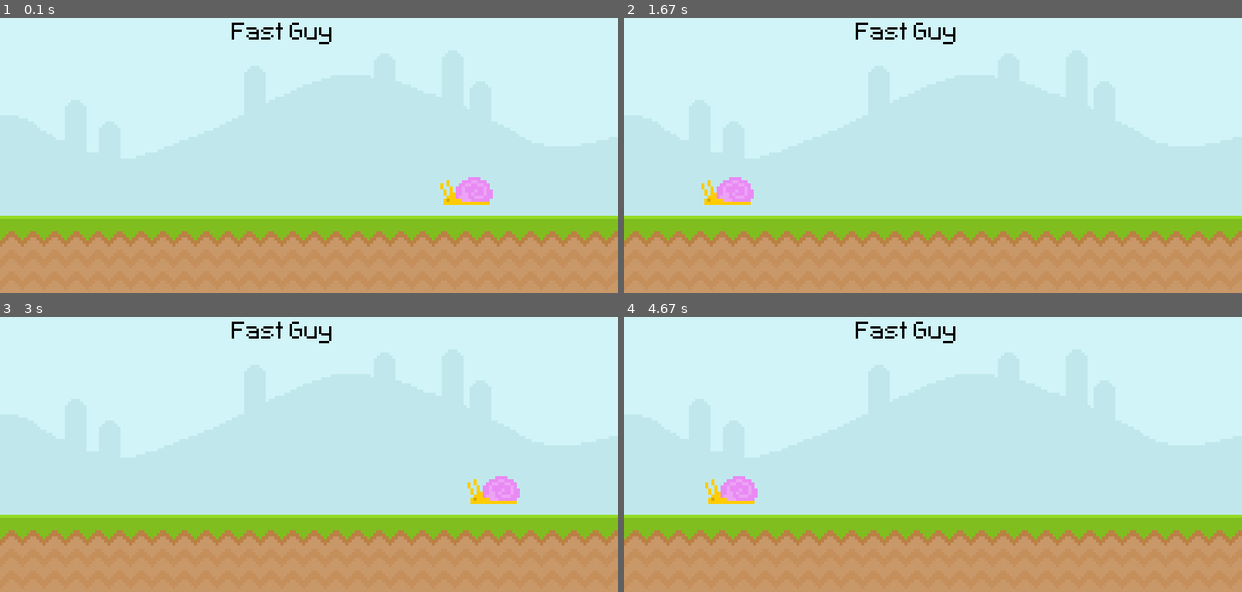
Above: before the commit, frames 1-4 (two rows, left to right).
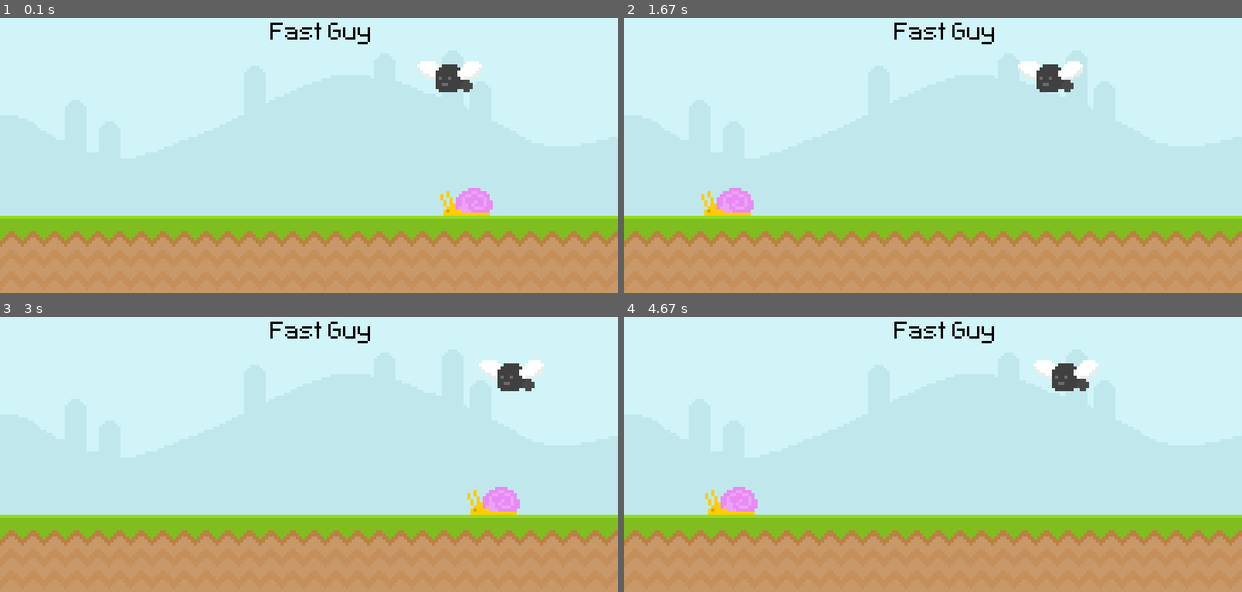
Above: after the commit, the same moments.

Repository: laraanastasia/friendly-orbit
Game: pygame game, started from game.py
Same seed, same stepped clock (60 frames per second), same inputs: the game is played once before the commit and once after it.
Inputs:
- Up to frame 1 (0.1 s): no input
- Up to frame 2 (1.67 s): no input
- Up to frame 3 (3 s): no input
- Up to frame 4 (4.67 s): no input

The runs differ from the first frame. In frame 1, 2.1% of the frame differs, in the area x 37-80%, y 1-72%; in frame 2, 2.1%; in frame 3, 2.1%; in frame 4, 2.1%.

Commit message:
added flying enemy

Diff:
--- a/game.py
+++ b/game.py
@@ -7,20 +7,23 @@
 screen = pygame.display.set_mode((800,400))
 
 #set name of shell
-
 pygame.display.set_caption("fast guy")
 clock = pygame.time.Clock()
 
 #creating text: 1. create font ; 2. write text on surface ; 3. blit text on screen
 font = pygame.font.Font('font/Pixeltype.ttf',50)
+
 #import image onto suface (convert makes the image easier for python to work with)
 sky_surface = pygame.image.load('graphics/Sky.png').convert()
 ground_surface = pygame.image.load('graphics/ground.png').convert()
+
 #text you want to display ; smothe edges ; color
 text_surface = font.render('Fast Guy',False,'Black')
 enemy1_surface = pygame.image.load('graphics/enemy1/snail1.png').convert_alpha() # _alpha to ignore the alpha part of the image
+enemy2_surface = pygame.image.load('graphics/enemy2/Fly1.png').convert_alpha()
 #variable for position of enemy one to be able to animate movement
 enemy1_var_pos =600
+enemy2_var_pos = 600
 #run code infinitive to make gaming possible
 while True:
     # never run code without this-you wont be able to close it on its own
@@ -28,16 +31,21 @@
         if event.type == pygame.QUIT:
             pygame.quit()
             exit()
+
     #blit= block image transfer: put one thingy onto another thingy
     #order you call code here is important!
     screen.blit(sky_surface,(0,0))
     screen.blit(ground_surface,(0,300))
-    screen.blit(text_surface,(300,50))
+    screen.blit(text_surface,(350,50))
+
     #move enemy1 location -5 with each interval
     enemy1_var_pos -= 5
+    enemy2_var_pos -= 10
     # if statement to make sure snail comes back
     if enemy1_var_pos < -100 : enemy1_var_pos = 800
-    screen.blit(enemy1_surface,(enemy1_var_pos,250))
+    screen.blit(enemy1_surface,(enemy1_var_pos,264))
+    if enemy2_var_pos < -100 : enemy2_var_pos = 800
+    screen.blit(enemy2_surface,(enemy2_var_pos,100))
     pygame.display.update()
     #use clock.tick to set frame rate to make sure game runs consistant
     clock.tick(60)
